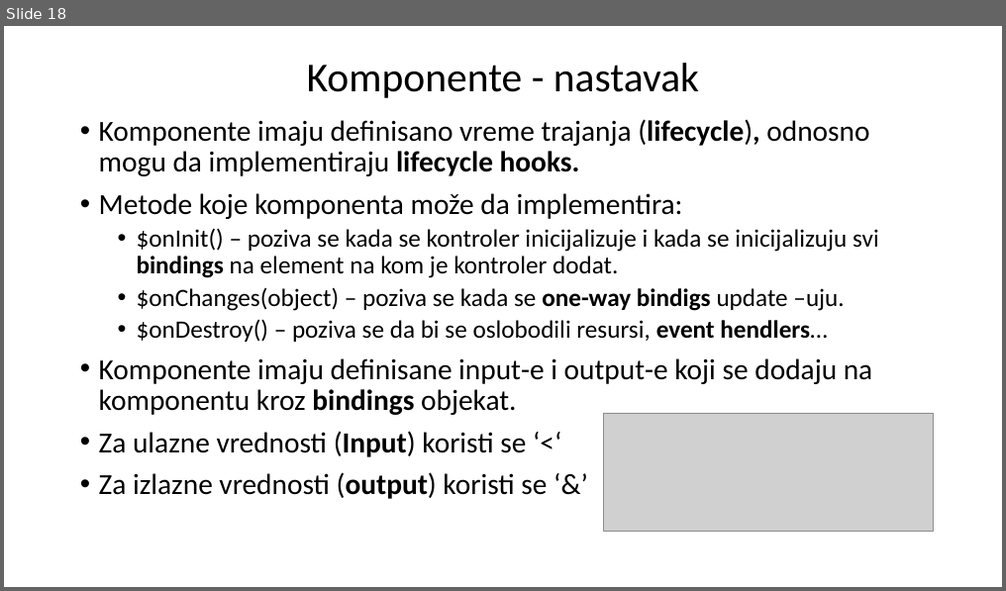
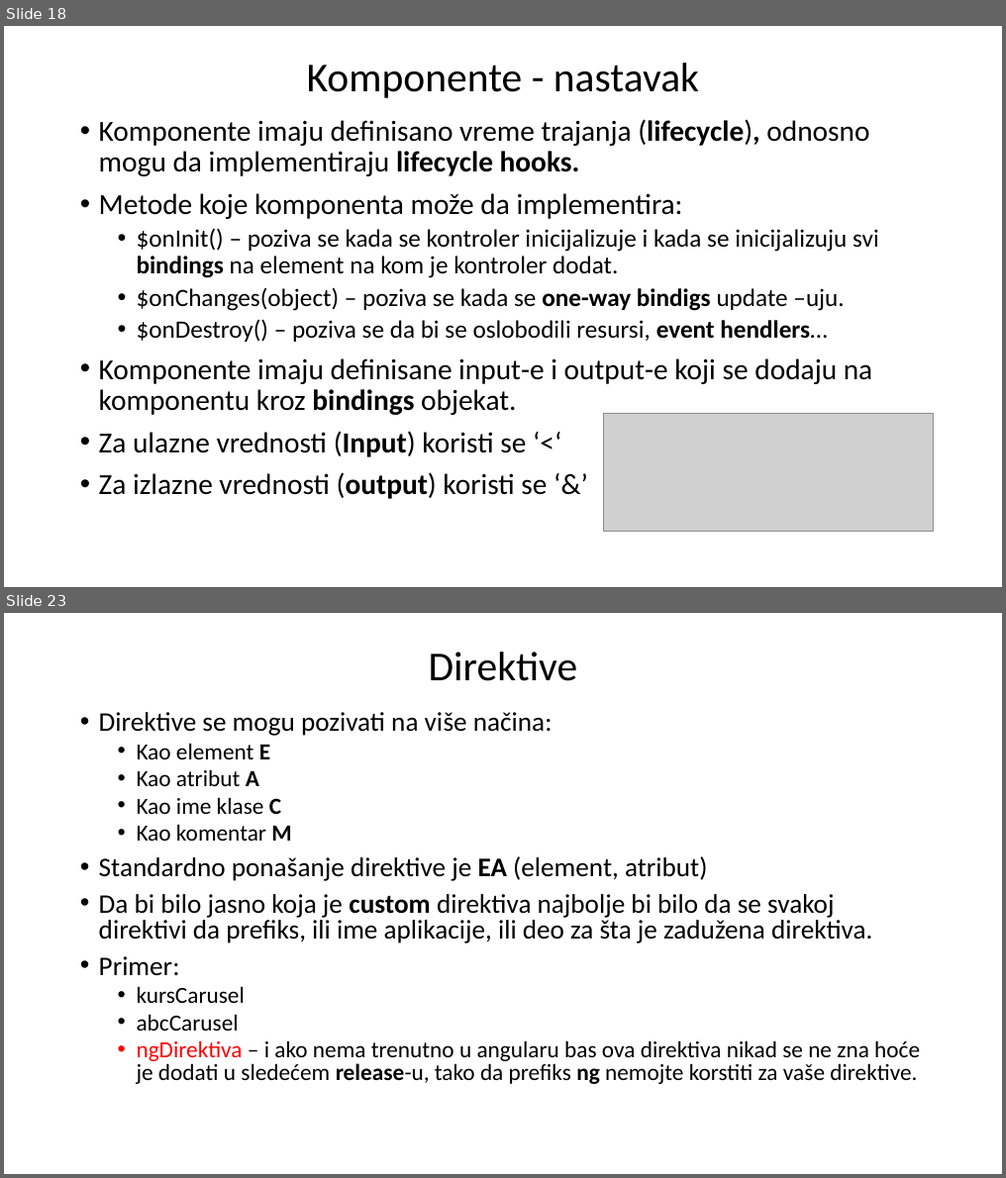
Before and after one commit to daniloMogin/kurs, a slide deck: AngularJS.pptx. Shown one above the other, each under a label of ours: slide 18 before the commit, slides 18 and 23 after it; the slides between them are not shown. The pictures are 1006x591 and 1006x1178 pixels, drawn with LibreOffice and Linux fonts; fonts in the diff are those of the drawing; grey boxes stand for pictures. Boxes give left, top, right and bottom in pixels: in the first picture for what was removed or moved away, otherwise in the second. Text is boxed around its words. In the diff, an @@ line names an element or a change of style, - is before the commit and + after.

```diff
--- a/AngularJS.pptx
+++ b/AngularJS.pptx
@@ slide 23 added at (4, 613, 1002, 1174), background #FFFFFF @@
@@ title added at (429, 652, 578, 681), 39.6 pt, text #000000 @@
+Direktive
@@ text added at (99, 712, 920, 1084), 25.9 pt, text #000000 @@
+• Direktive se mogu pozivati na više načina:
+  • Kao element E
+  • Kao atribut A
+  • Kao ime klase C
+  • Kao komentar M
+• Standardno ponašanje direktive je EA (element, atribut)
+• Da bi bilo jasno koja je custom direktiva najbolje bi bilo da se svakoj direktivi da prefiks, ili ime aplikacije, ili deo za šta je zadužena direktiva.
+• Primer:
+  • kursCarusel
+  • abcCarusel
+  • ngDirektiva – i ako nema trenutno u angularu bas ova direktiva nikad se ne zna hoće je dodati u sledećem release-u, tako da prefiks ng nemojte korstiti za vaše direktive.
```
Also in this commit, not shown: 2 slides changed, 2 other slides added, 9 other files.
